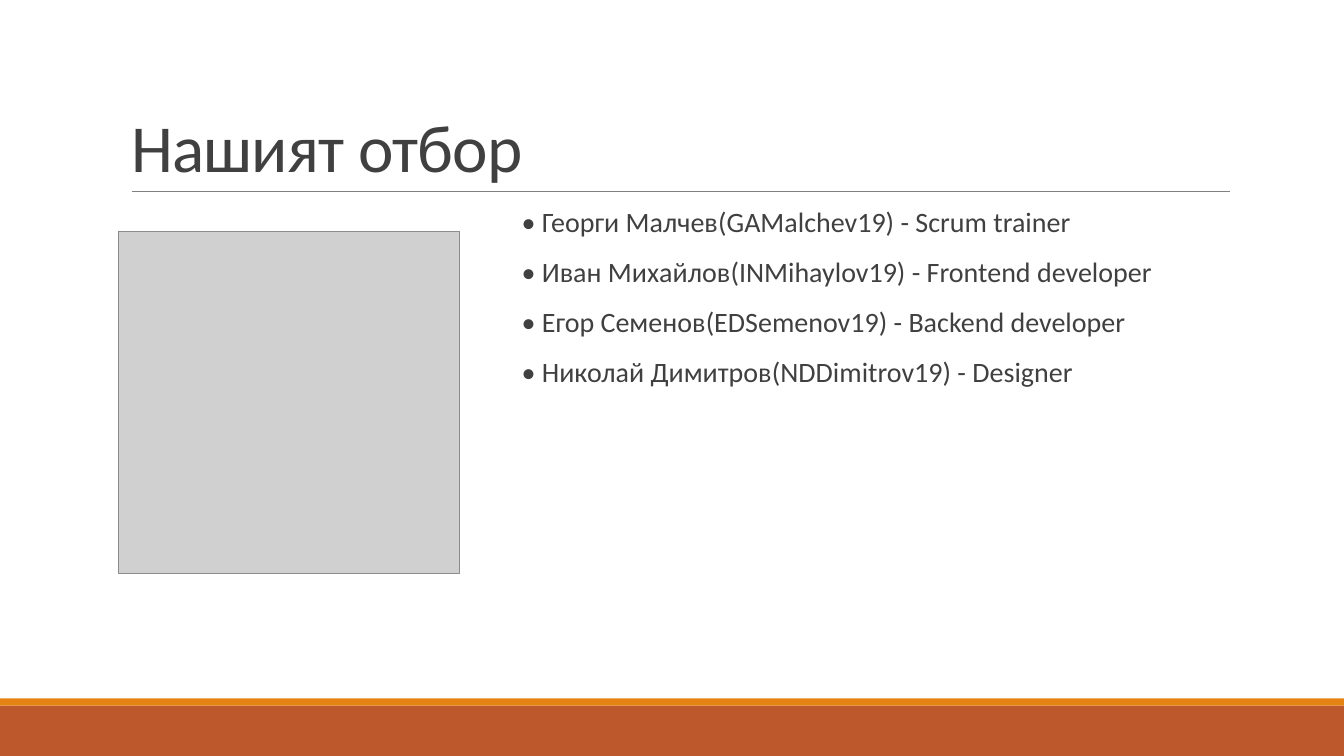
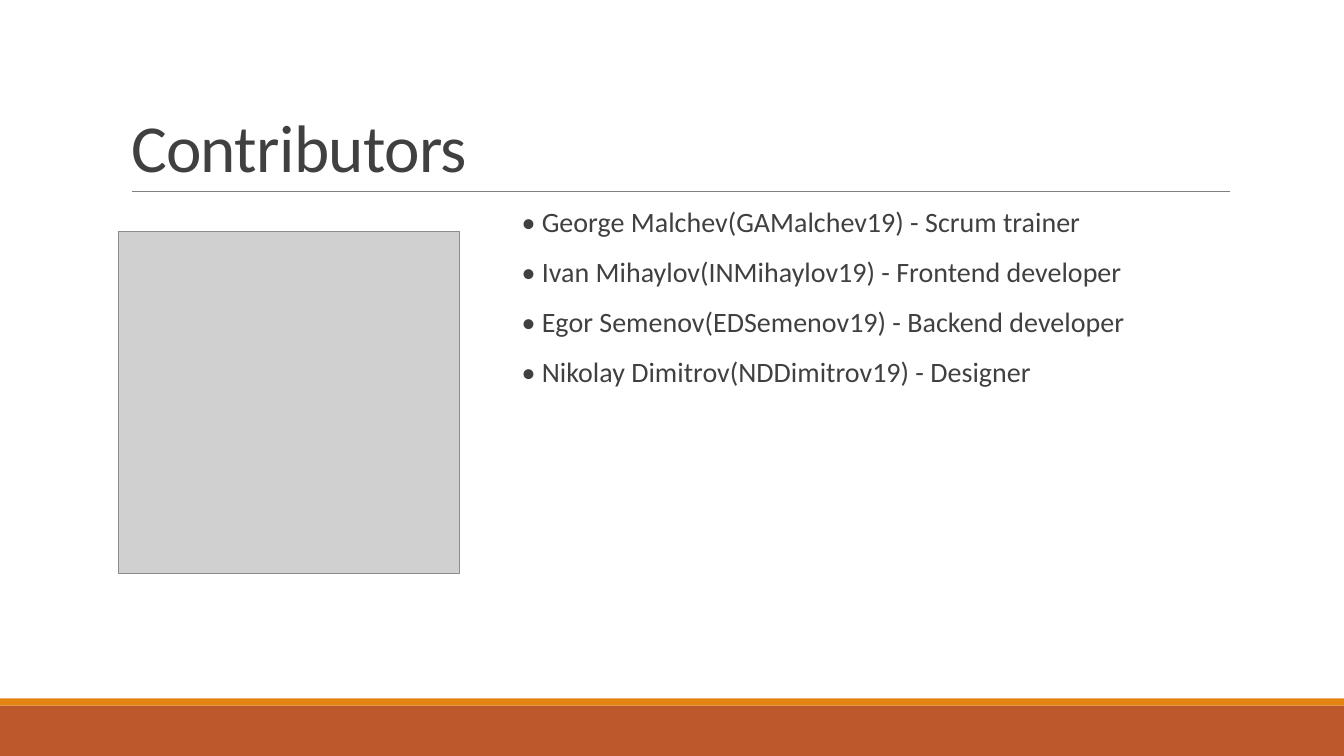
Before and after one commit to INMihaylov19/Dos, a slide deck: slide 2 of Documents/Presentation.pptx. Drawn at 1344x756 pixels with LibreOffice and Linux fonts; fonts in the diff are those of the drawing; grey boxes stand for pictures. Boxes give left, top, right and bottom in pixels: in the first picture for what was removed or moved away, otherwise in the second. Text is boxed around its words. In the diff, an @@ line names an element or a change of style, - is before the commit and + after.

```diff
--- a/Documents/Presentation.pptx
+++ b/Documents/Presentation.pptx
@@ title at (131,125,467,173): text changed @@
-Нашият отбор
+Contributors
@@ text at (542,211,1124,387): text changed @@
-  • Георги Малчев(GAMalchev19) - Scrum trainer
-  • Иван Михайлов(INMihaylov19) - Frontend developer
-  • Егор Семенов(EDSemenov19) - Backend developer
-  • Николай Димитров(NDDimitrov19) - Designer
+  • George Malchev(GAMalchev19) - Scrum trainer
+  • Ivan Mihaylov(INMihaylov19) - Frontend developer
+  • Egor Semenov(EDSemenov19) - Backend developer
+  • Nikolay Dimitrov(NDDimitrov19) - Designer
```
Also in this commit, not shown: 5 other slides changed.
